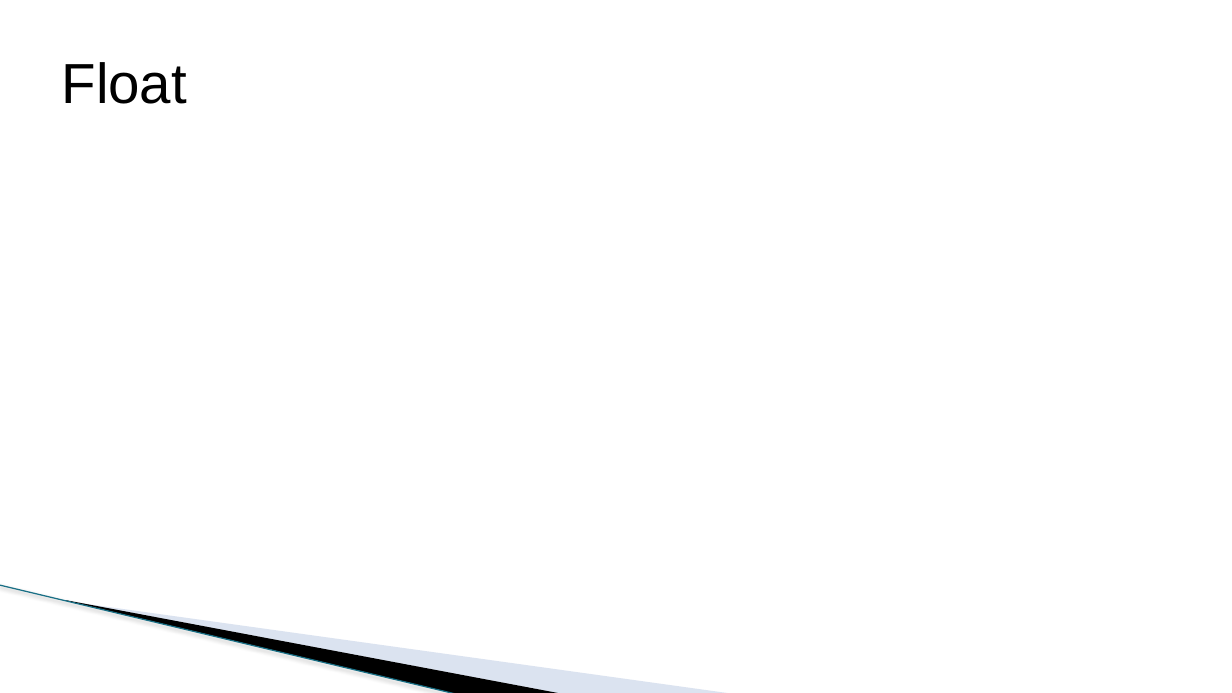
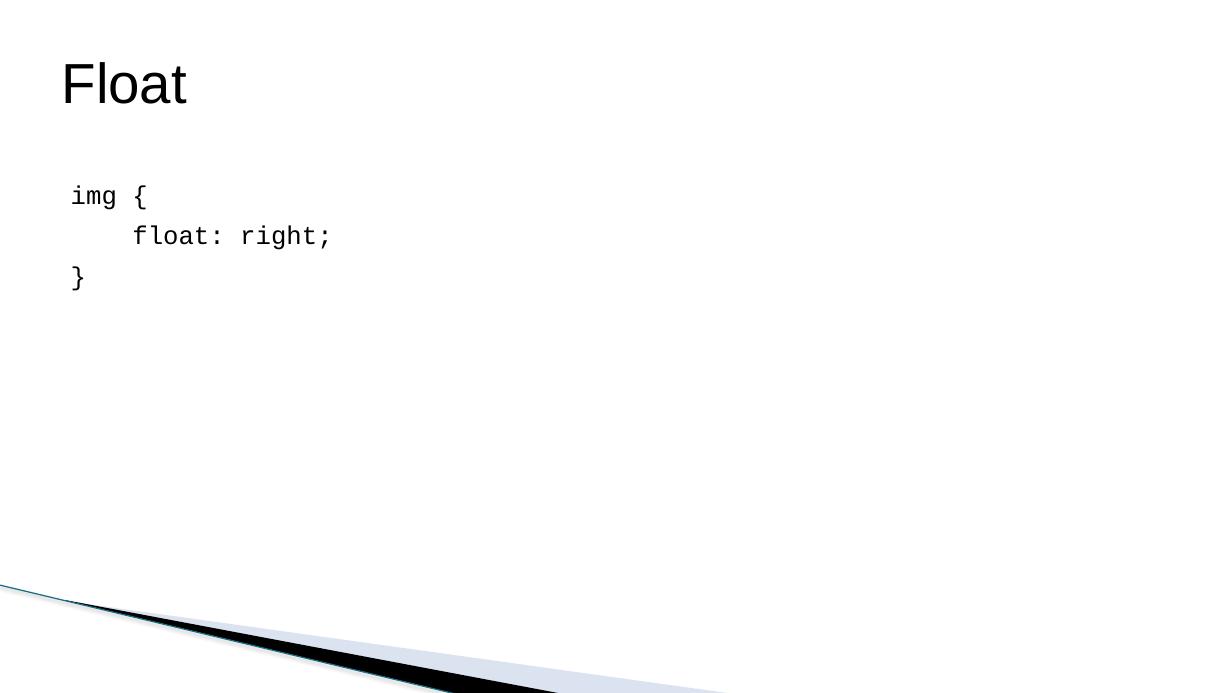
Before and after one commit to todalexcode/kurs-front-end, a slide deck: slide 13 of sesija-21/PPT/Front-End Developer-21.pptx. Drawn at 1232x693 pixels with LibreOffice and Linux fonts; fonts in the diff are those of the drawing; background and template pictures are left out. Boxes give left, top, right and bottom in pixels: in the first picture for what was removed or moved away, otherwise in the second. Text is boxed around its words. In the diff, an @@ line names an element or a change of style, - is before the commit and + after.

```diff
--- a/sesija-21/PPT/Front-End Developer-21.pptx
+++ b/sesija-21/PPT/Front-End Developer-21.pptx
@@ text added at (x1=71, y1=185, x2=332, y2=250), 20 pt, text #000000 @@
+img {
+float: right;
+}
```
Also in this commit, not shown: 4 slides added, 3 slides removed.
